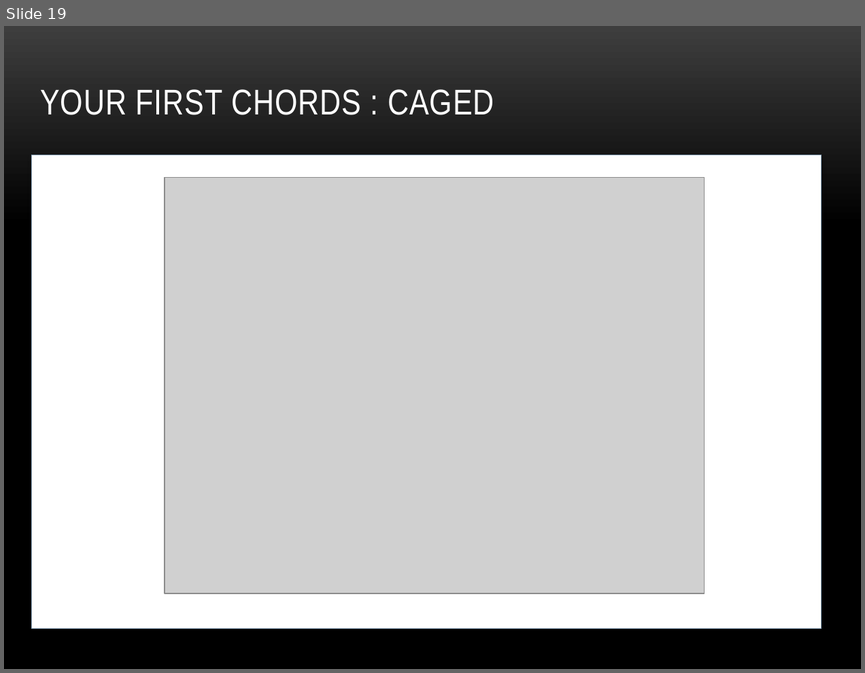
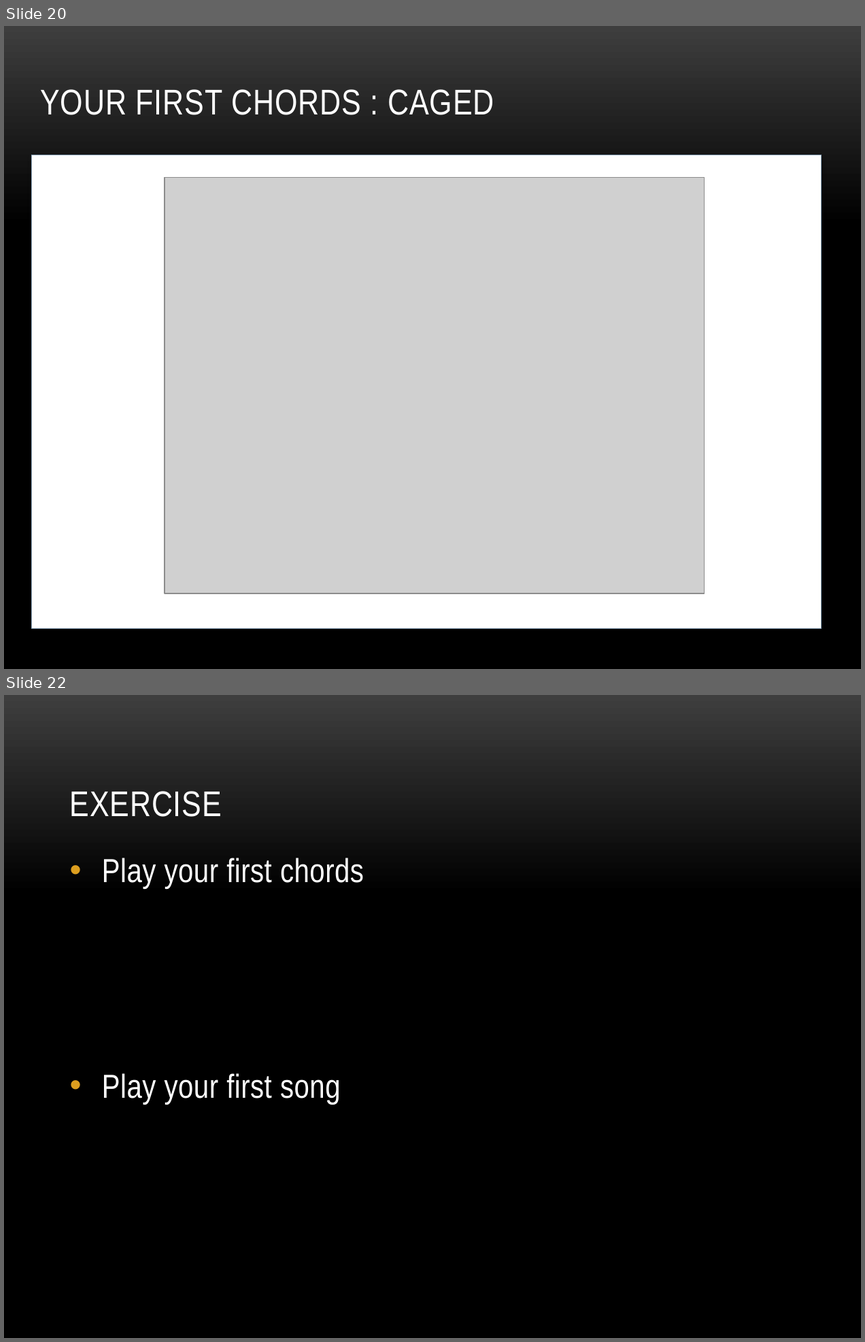
Before and after one commit to GrejSegura/datasciencecoursera, a slide deck: Assignments_Quizzes/Guitar Lessons/week 1/Week 1 v1.pptx. Shown one above the other, each under a label of ours: slide 19 before the commit, slides 20 and 22 after it; the slides between them are not shown. The pictures are 865x673 and 865x1342 pixels, drawn with LibreOffice and Linux fonts; fonts in the diff are those of the drawing; grey boxes stand for pictures; background and template pictures are left out. Boxes give left, top, right and bottom in pixels: in the first picture for what was removed or moved away, otherwise in the second. Text is boxed around its words. In the diff, an @@ line names an element or a change of style, - is before the commit and + after.

```diff
--- a/Assignments_Quizzes/Guitar Lessons/week 1/Week 1 v1.pptx
+++ b/Assignments_Quizzes/Guitar Lessons/week 1/Week 1 v1.pptx
@@ slide 22 added at (4,695,861,1338), background picture (left out) @@
@@ title added at (70,791,222,817), 30 pt, text #FFFFFF @@
+EXERCISE
@@ text added at (102,858,364,1104), 28 pt, text #FFFFFF @@
+• Play your first chords
+• Play your first song
@@ what was slide 19 is now slide 20 @@
```
Also in this commit, not shown: 2 slides changed, 2 other slides added, 1 slide removed.
